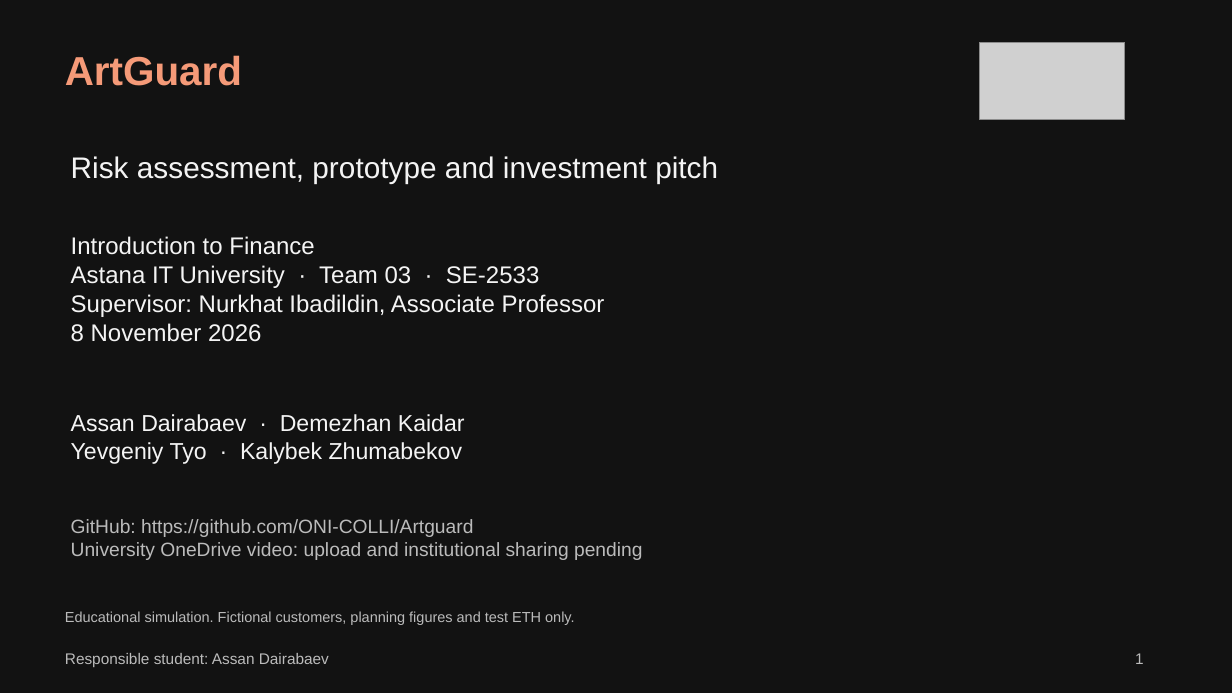
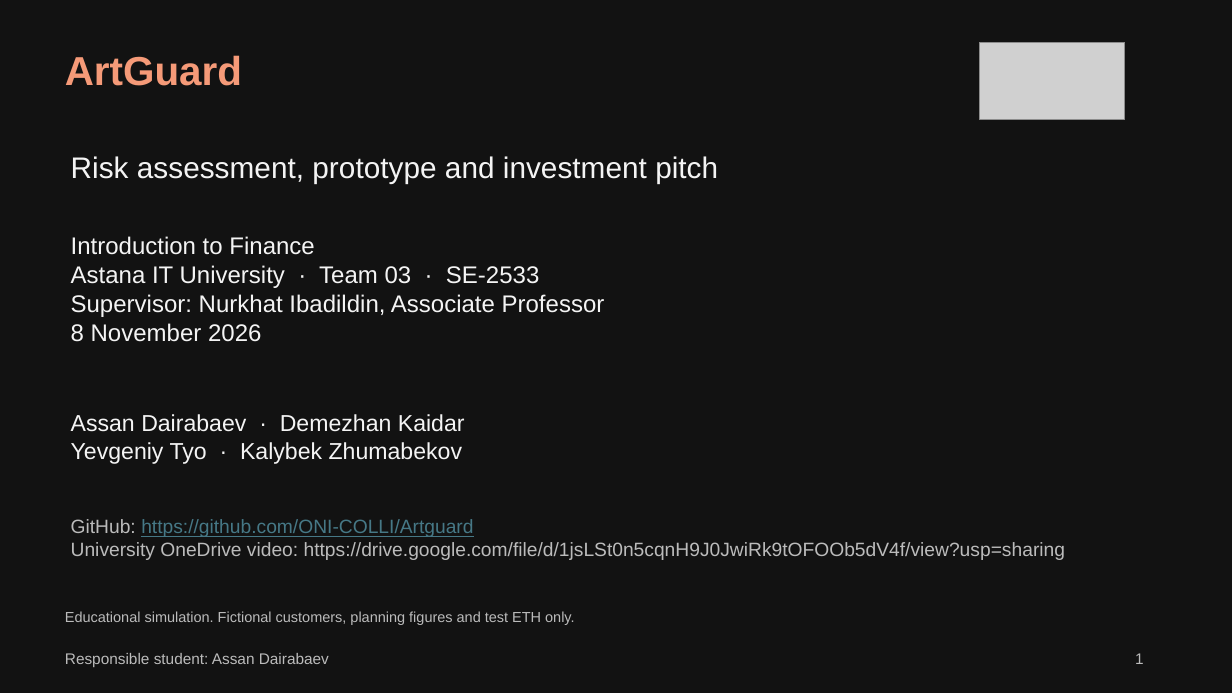
Before and after one commit to ONI-COLLI/Artguard, a slide deck: slide 1 of deliverables/final-project/Team03_FP_Presentation.pptx. Drawn at 1232x693 pixels with LibreOffice and Linux fonts; fonts in the diff are those of the drawing; grey boxes stand for pictures. Boxes give left, top, right and bottom in pixels: in the first picture for what was removed or moved away, otherwise in the second. Text is boxed around its words. In the diff, an @@ line names an element or a change of style, - is before the commit and + after.

```diff
--- a/deliverables/final-project/Team03_FP_Presentation.pptx
+++ b/deliverables/final-project/Team03_FP_Presentation.pptx
@@ text at box(71, 519, 473, 537): text colour #BBBBBB to #467886, underline on in "https://github.com/ONI-COLLI/Artguard" @@
@@ text at box(71, 542, 1065, 560): text changed @@
-University OneDrive video: upload and institutional sharing pending
+University OneDrive video: https://drive.google.com/file/d/1jsLSt0n5cqnH9J0JwiRk9tOFOOb5dV4f/view?usp=sharing
```
Also in this commit, not shown: 15 other slides changed, 15 other files.
